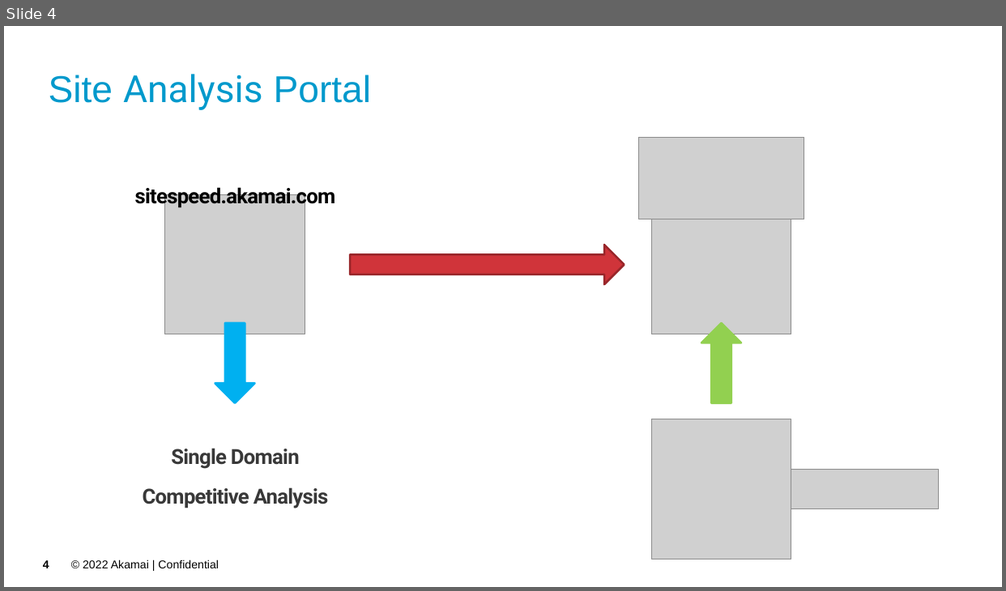
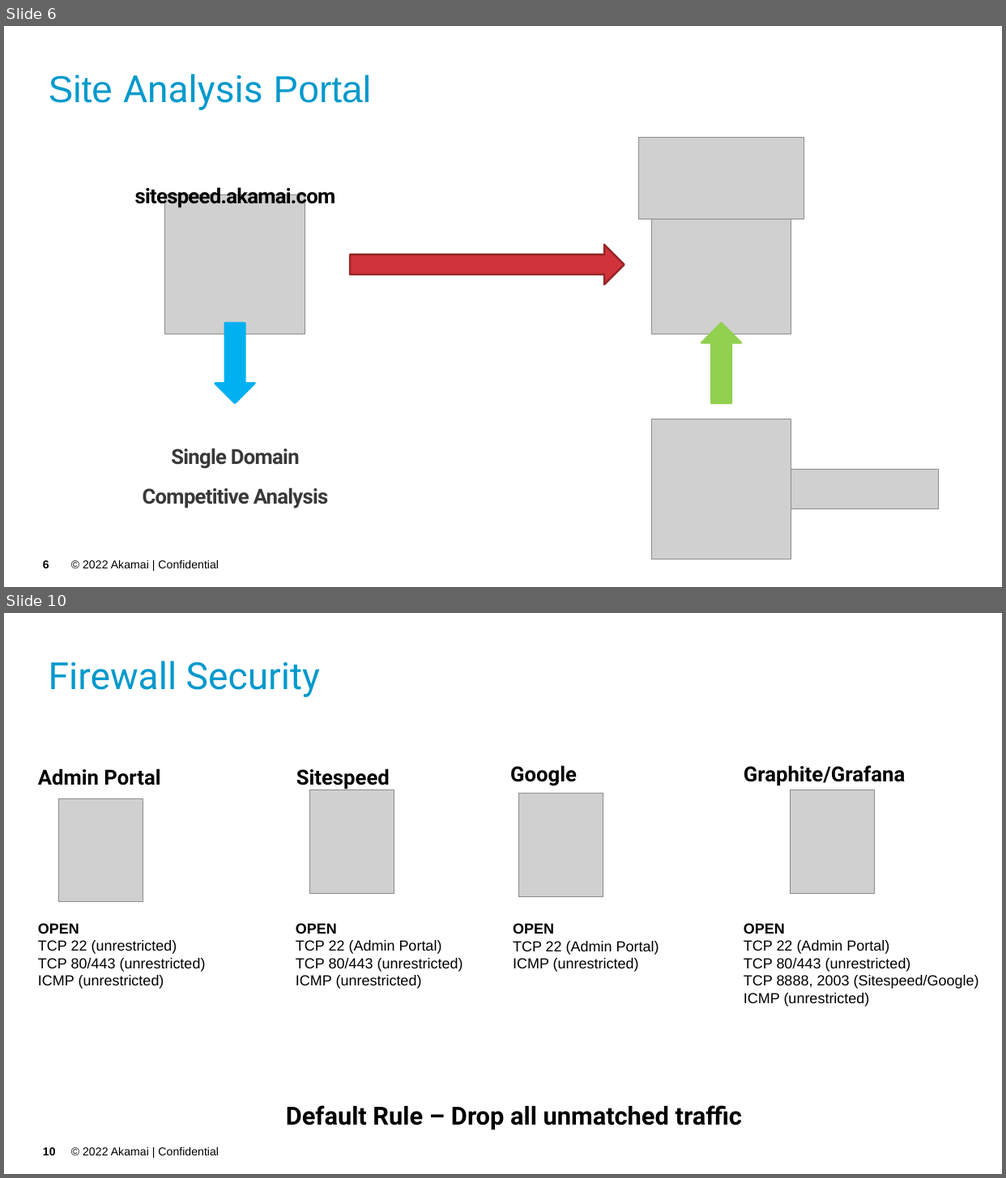
Before and after one commit to akamai-consulting/sitespeed, a slide deck: Info/Overview.pptx. Shown one above the other, each under a label of ours: slide 4 before the commit, slides 6 and 10 after it; the slides between them are not shown. The pictures are 1006x591 and 1006x1178 pixels, drawn with LibreOffice and Linux fonts; fonts in the diff are those of the drawing; grey boxes stand for pictures; background and template pictures are left out. Boxes give left, top, right and bottom in pixels: in the first picture for what was removed or moved away, otherwise in the second. Text is boxed around its words. In the diff, an @@ line names an element or a change of style, - is before the commit and + after.

```diff
--- a/Info/Overview.pptx
+++ b/Info/Overview.pptx
@@ slide 10 added at (x1=4, y1=613, x2=1002, y2=1174), background picture (left out); not listed: 2 template elements that a slide beside it also shows @@
@@ title added at (x1=49, y1=661, x2=320, y2=697), 36 pt, text #0099CC @@
+Firewall Security
@@ text added at (x1=38, y1=769, x2=160, y2=786), 20 pt, text #000000, bold @@
+Admin Portal
@@ text added at (x1=296, y1=769, x2=390, y2=790), 20 pt, text #000000, bold @@
+Sitespeed
@@ text added at (x1=510, y1=765, x2=577, y2=786), 20 pt, text #000000, bold @@
+Google
@@ text added at (x1=744, y1=765, x2=906, y2=786), 20 pt, text #000000, bold @@
+Graphite/Grafana
@@ picture added at (x1=58, y1=798, x2=143, y2=902) @@
@@ picture added at (x1=310, y1=790, x2=394, y2=894) @@
@@ picture added at (x1=519, y1=794, x2=603, y2=897) @@
@@ picture added at (x1=790, y1=790, x2=875, y2=894) @@
@@ text added at (x1=38, y1=923, x2=206, y2=989), 14 pt, text #000000 @@
+OPEN
+TCP 22 (unrestricted)
+TCP 80/443 (unrestricted)
+ICMP (unrestricted)
@@ text added at (x1=296, y1=923, x2=463, y2=989), 14 pt, text #000000 @@
+OPEN
+TCP 22 (Admin Portal)
+TCP 80/443 (unrestricted)
+ICMP (unrestricted)
@@ text added at (x1=513, y1=923, x2=659, y2=972), 14 pt, text #000000 @@
+OPEN
+TCP 22 (Admin Portal)
+ICMP (unrestricted)
@@ text added at (x1=744, y1=923, x2=979, y2=1007), 14 pt, text #000000 @@
+OPEN
+TCP 22 (Admin Portal)
+TCP 80/443 (unrestricted)
+TCP 8888, 2003 (Sitespeed/Google)
+ICMP (unrestricted)
@@ text added at (x1=286, y1=1105, x2=742, y2=1131), 24 pt, text #000000, bold @@
+Default Rule – Drop all unmatched traffic
@@ what was slide 4 is now slide 6 @@
@@ page number at (x1=43, y1=561, x2=49, y2=569): text changed @@
-4
+6
```
Also in this commit, not shown: 6 slides changed, 2 other slides added, 6 slides removed.
